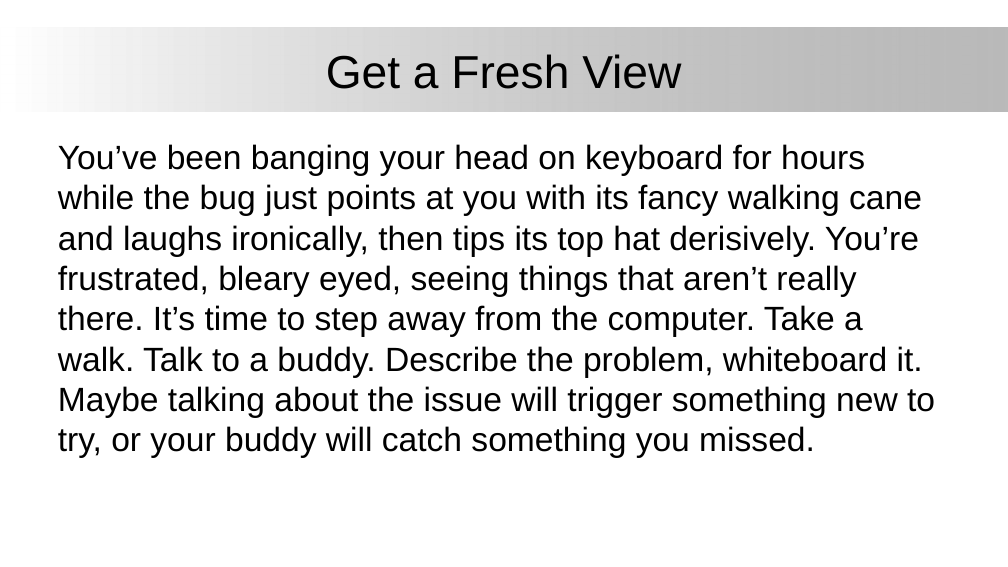
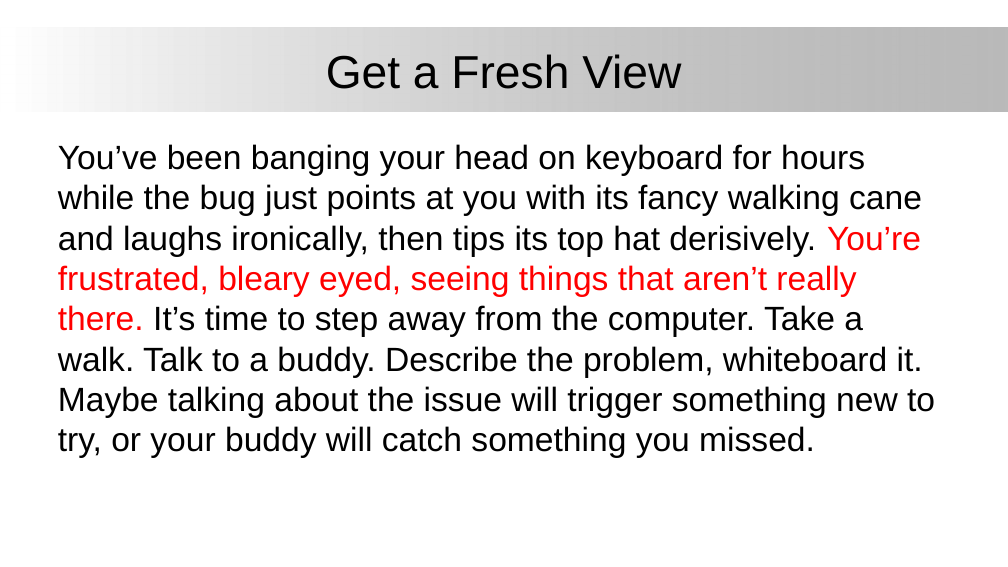
Before and after one commit to aridwan1037/InClass, a slide deck: slide 3 of Day32/Debug.pptx. Drawn at 1008x567 pixels with LibreOffice and Linux fonts; fonts in the diff are those of the drawing; background and template pictures are left out. Boxes give left, top, right and bottom in pixels: in the first picture for what was removed or moved away, otherwise in the second. Text is boxed around its words. In the diff, an @@ line names an element or a change of style, - is before the commit and + after.

Commit message:
ppt

```diff
--- a/Day32/Debug.pptx
+++ b/Day32/Debug.pptx
@@ text "You’ve been banging your head ..." at (58, 144, 935, 458): text colour #000000 to #FF0000 in "You’re frustrated, bleary eyed, seeing things that ..." @@
```
Also in this commit, not shown: 1 other file.
